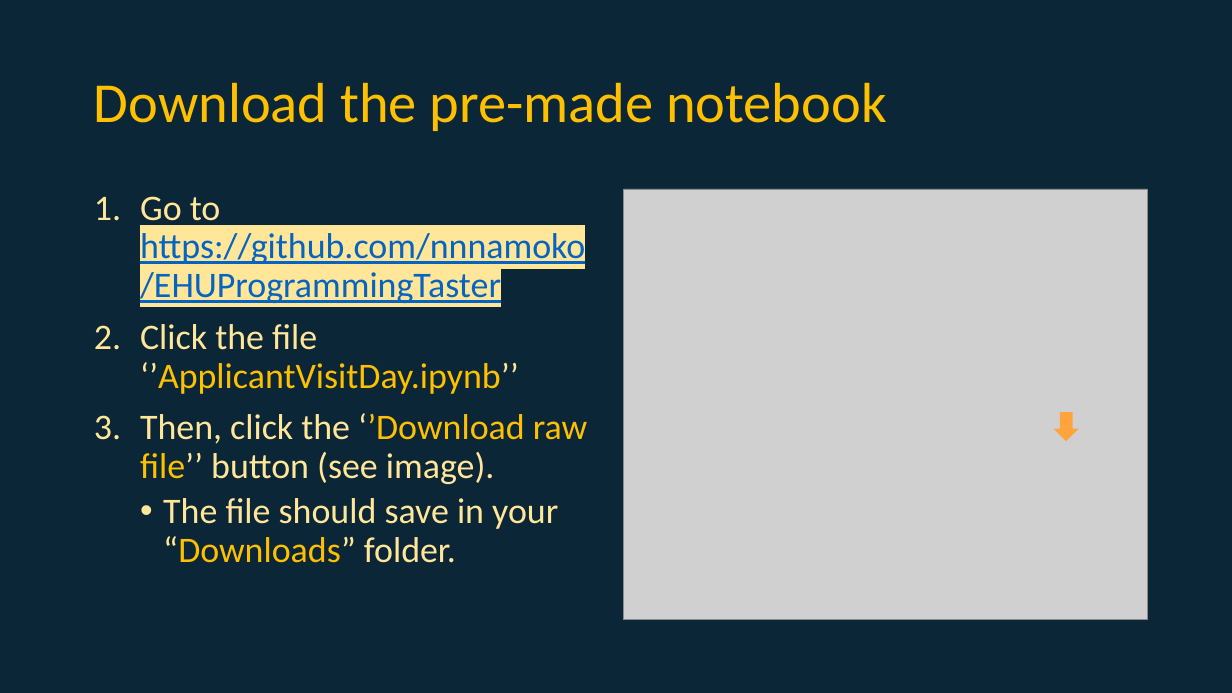
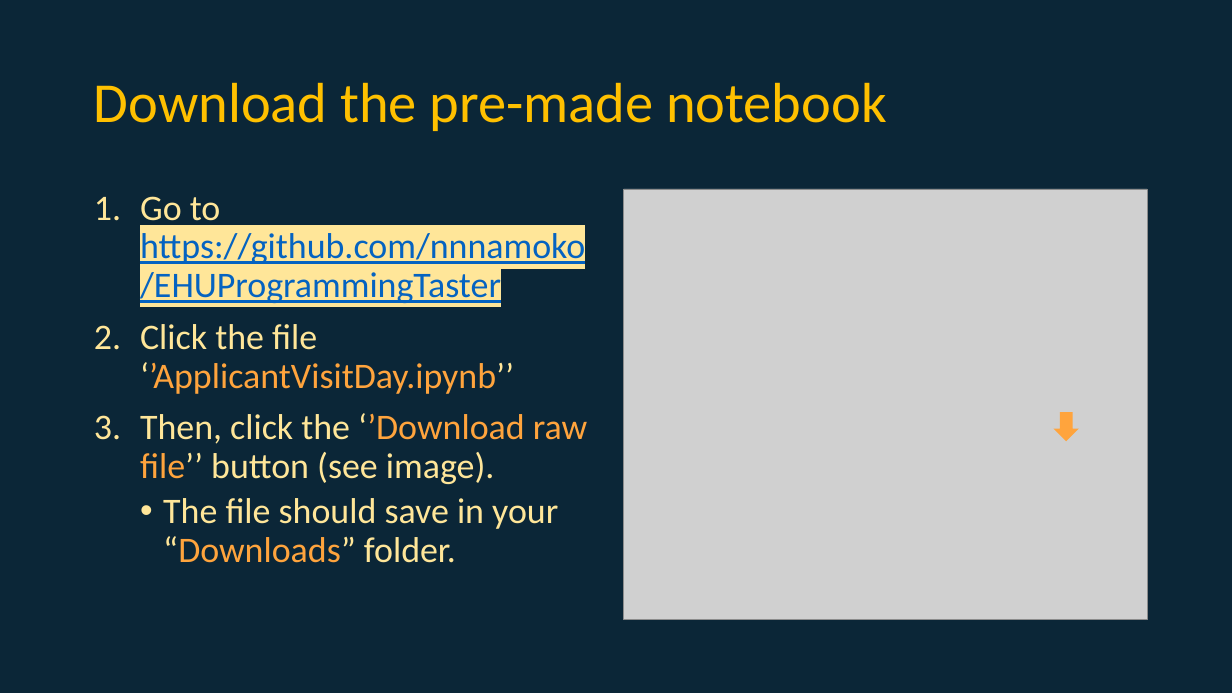
Before and after one commit to nnnamoko/EHUProgrammingTaster, a slide deck: slide 19 of ApplicantVisitDay.pptx. Drawn at 1232x693 pixels with LibreOffice and Linux fonts; fonts in the diff are those of the drawing; grey boxes stand for pictures; background and template pictures are left out. Boxes give left, top, right and bottom in pixels: in the first picture for what was removed or moved away, otherwise in the second. Text is boxed around its words. In the diff, an @@ line names an element or a change of style, - is before the commit and + after.

```diff
--- a/ApplicantVisitDay.pptx
+++ b/ApplicantVisitDay.pptx
@@ text at (x1=140, y1=324, x2=587, y2=563): text colour #FFE699 to #FFA43D in "‘’ApplicantVisitDay.ipynb’’"; text colour #FFC000 to #FFA43D in "‘’ApplicantVisitDay.ipynb’’", "‘’Download raw file’’", "“Downloads”" @@
```
Also in this commit, not shown: 2 other slides changed.
